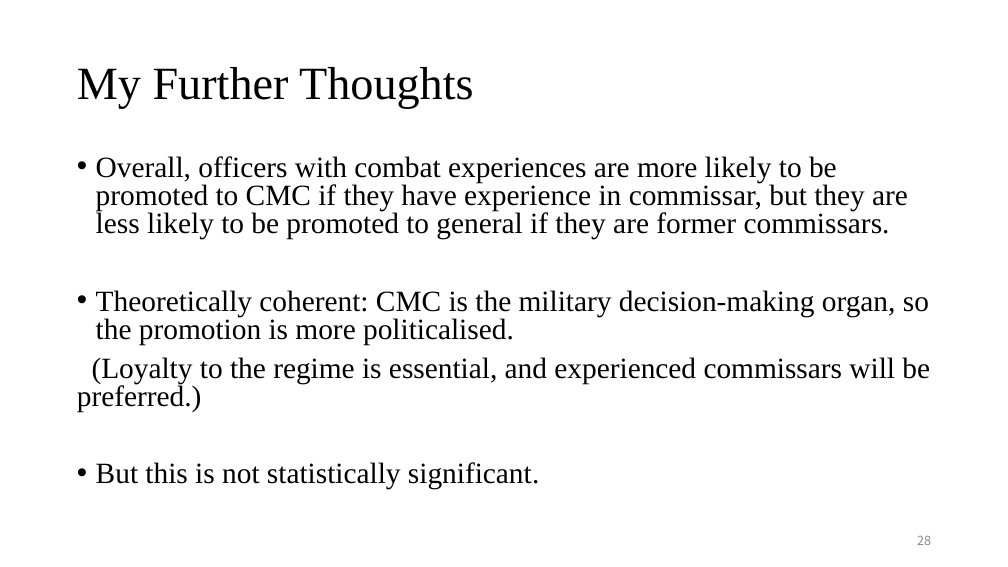
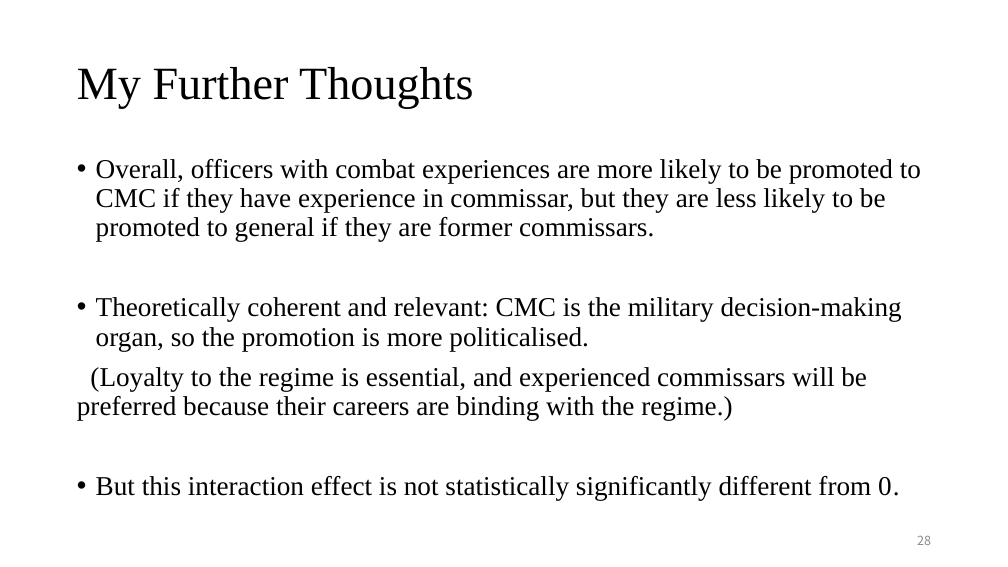
Before and after one commit to CaesarCoder/StatsII_Spring2023, a slide deck: slide 28 of Replication Project/Replication_Tianxin_Zhang_21352232.pptx. Drawn at 1008x567 pixels with LibreOffice and Linux fonts; fonts in the diff are those of the drawing. Boxes give left, top, right and bottom in pixels: in the first picture for what was removed or moved away, otherwise in the second. Text is boxed around its words. In the diff, an @@ line names an element or a change of style, - is before the commit and + after.

```diff
--- a/Replication Project/Replication_Tianxin_Zhang_21352232.pptx
+++ b/Replication Project/Replication_Tianxin_Zhang_21352232.pptx
@@ text at box(96, 159, 921, 242): size 28 to 25.9 pt in "Overall, officers with combat experiences are more ..."; line spacing 0.8 to 0.9 @@
@@ text at box(77, 297, 902, 500): text changed; size 28 to 25.9 pt @@
-• Theoretically coherent: CMC is the military decision-making organ, so the promotion is more politicalised.
-(Loyalty to the regime is essential, and experienced commissars will be preferred.)
-• But this is not statistically significant.
+• Theoretically coherent and relevant: CMC is the military decision-making organ, so the promotion is more politicalised.
+(Loyalty to the regime is essential, and experienced commissars will be preferred because their careers are binding with the regime.)
+• But this interaction effect is not statistically significantly different from 0.
```
Also in this commit, not shown: 6 other slides changed, 1 slide added, 1 other file.
